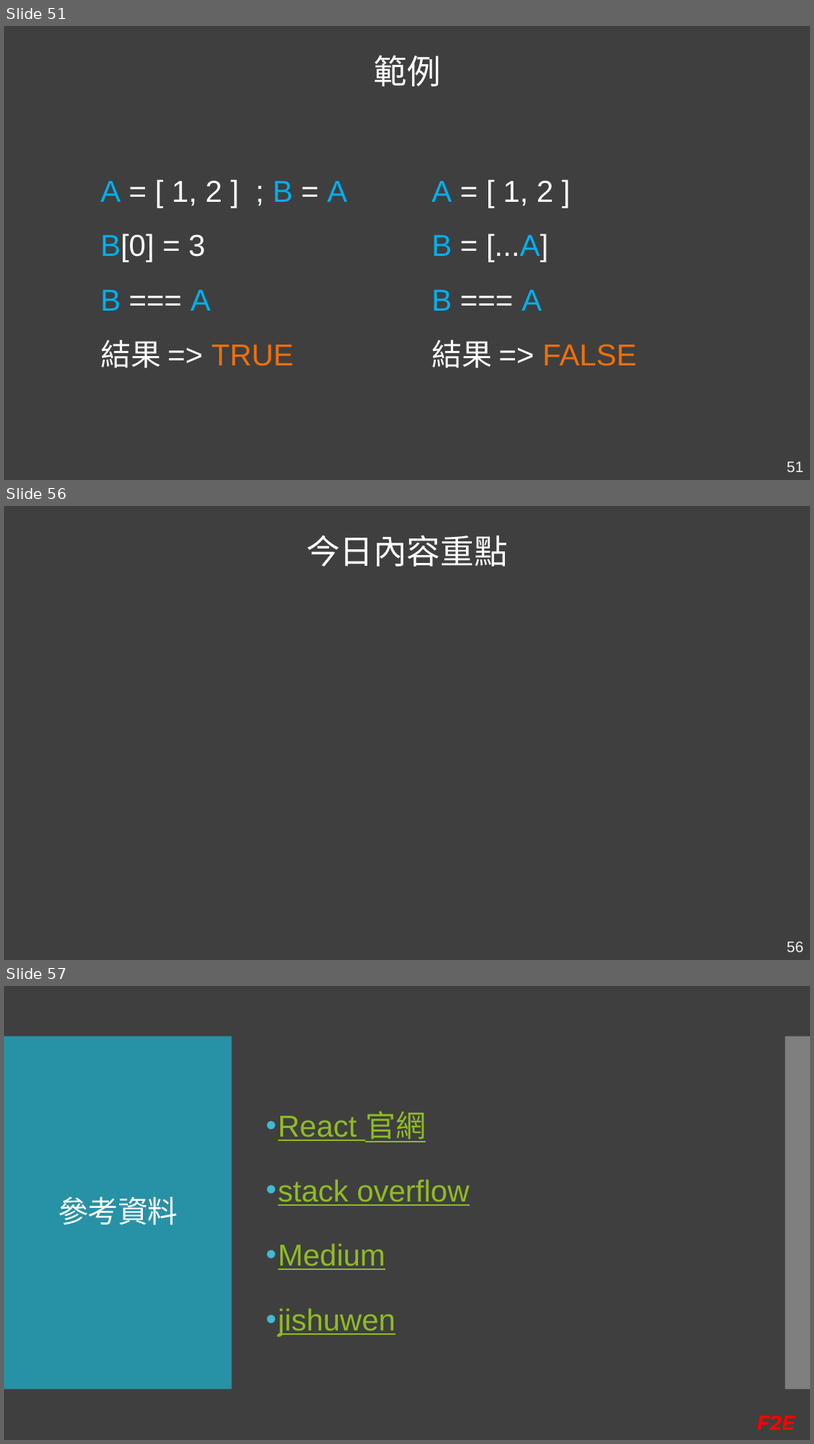
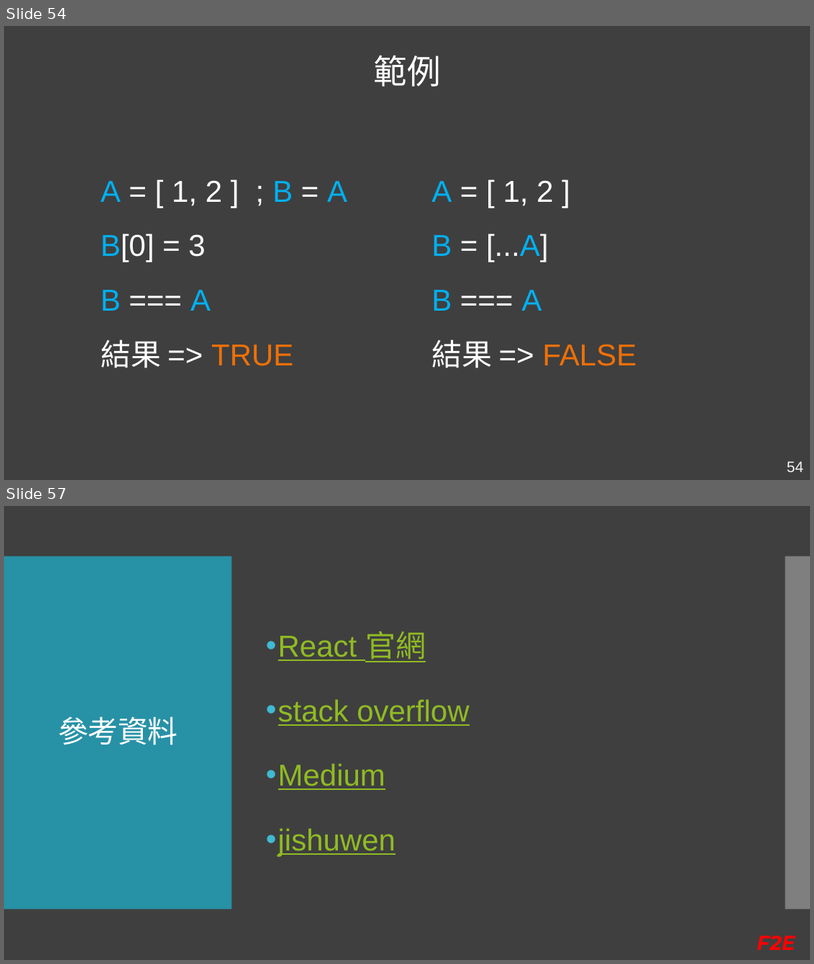
Before and after one commit to Kader-coder/React-Hooks, a slide deck: PPT/React Hooks &.pptx. Shown one above the other, each under a label of ours: slides 51, 56 and 57 before the commit, slides 54 and 57 after it; the slides between them are not shown. The pictures are 814x1444 and 814x964 pixels, drawn with LibreOffice and Linux fonts; fonts in the diff are those of the drawing. Boxes give left, top, right and bottom in pixels: in the first picture for what was removed or moved away, otherwise in the second. Text is boxed around its words. In the diff, an @@ line names an element or a change of style, - is before the commit and + after.

```diff
--- a/PPT/React Hooks &.pptx
+++ b/PPT/React Hooks &.pptx
@@ slide 56 removed at [4,506,810,960], background #3F3F3F @@
@@ text removed at [306,535,508,566] @@
-今日內容重點
@@ page number removed at [787,941,804,952] @@
-56
@@ what was slide 51 is now slide 54 @@
@@ page number at [787,461,804,472]: text changed @@
-51
+54
```
Also in this commit, not shown: 4 slides changed, 5 slides added, 1 other slide removed, 1 other file.
